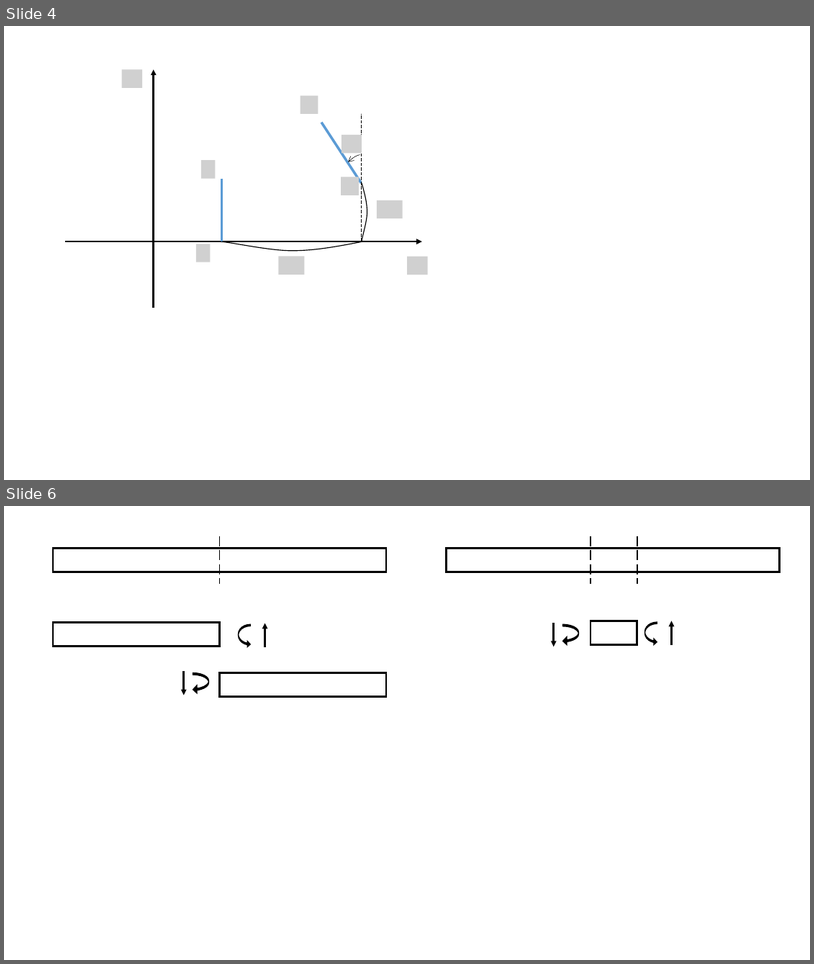
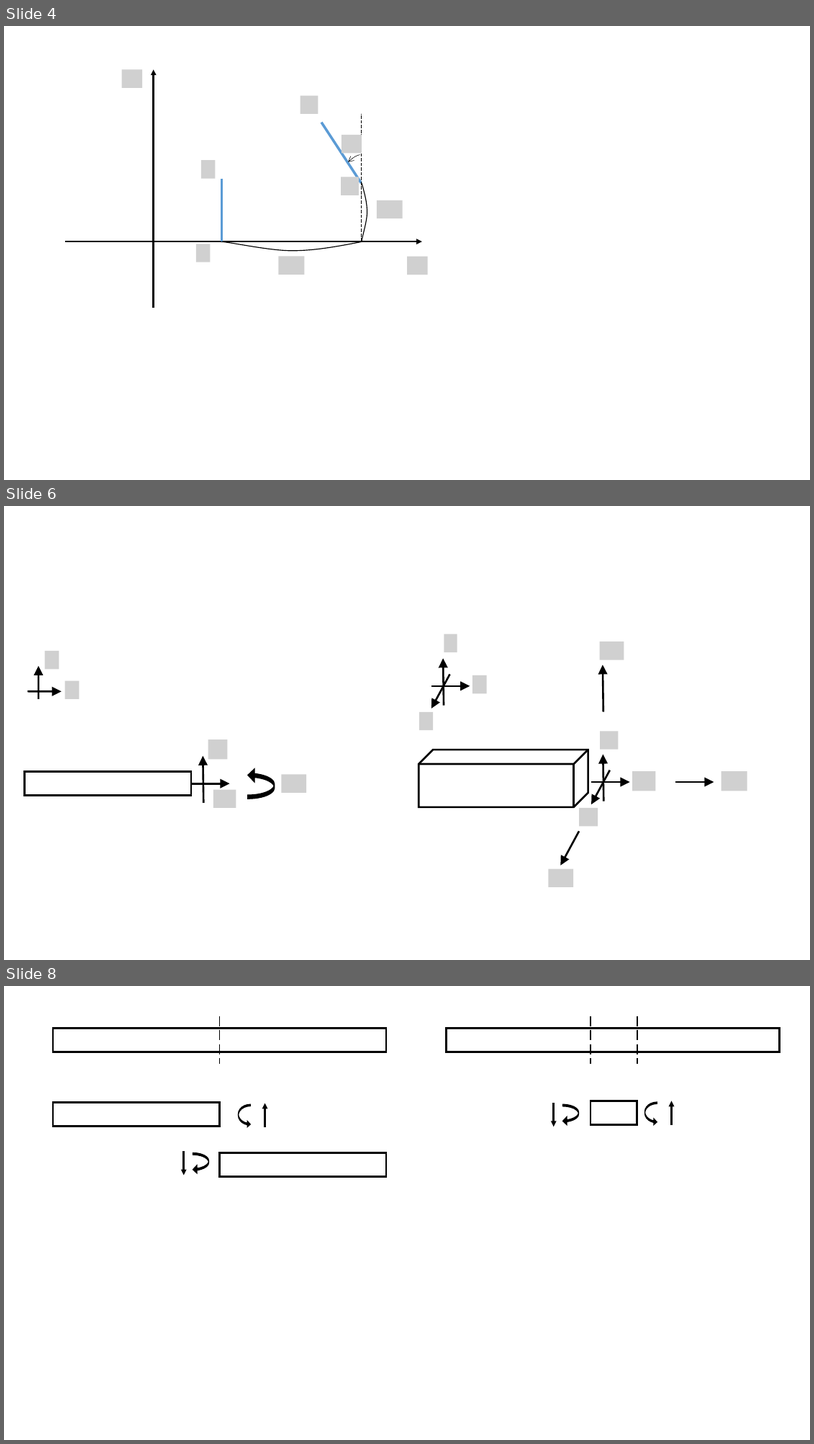
Before and after one commit to kms0523/Study, a slide deck: 그림.pptx. Shown one above the other, each under a label of ours: slides 4 and 6 before the commit, slides 4, 6 and 8 after it; the slides between them are not shown. The pictures are 814x964 and 814x1444 pixels, drawn with LibreOffice and Linux fonts; fonts in the diff are those of the drawing; grey boxes stand for pictures. Boxes give left, top, right and bottom in pixels: in the first picture for what was removed or moved away, otherwise in the second. Text is boxed around its words. In the diff, an @@ line names an element or a change of style, - is before the commit and + after.

```diff
--- a/그림.pptx
+++ b/그림.pptx
@@ slide 6 added at bbox=[4, 506, 810, 960], background #FFFFFF @@
@@ picture added at bbox=[445, 634, 458, 652] @@
@@ picture added at bbox=[44, 651, 59, 669] @@
@@ picture added at bbox=[600, 641, 624, 659] @@
@@ arrow added from (39, 699) to (39, 666), #000000 2.25 pt @@
@@ arrow added from (450, 674) to (432, 708), #000000 2.25 pt @@
@@ arrow added from (444, 705) to (443, 659), #000000 2.25 pt @@
@@ picture added at bbox=[473, 675, 487, 693] @@
@@ arrow added from (604, 712) to (603, 664), #000000 2.25 pt @@
@@ arrow added from (28, 691) to (62, 691), #000000 2.25 pt @@
@@ picture added at bbox=[65, 681, 80, 699] @@
@@ arrow added from (432, 686) to (471, 686), #000000 2.25 pt @@
@@ picture added at bbox=[419, 712, 434, 730] @@
@@ picture added at bbox=[208, 739, 228, 759] @@
@@ picture added at bbox=[600, 731, 619, 749] @@
@@ arrow added from (203, 803) to (203, 756), #000000 2.25 pt @@
@@ cube added at bbox=[419, 750, 589, 807], outline #000000 2.25 pt @@
@@ arrow added from (604, 801) to (604, 754), #000000 2.25 pt @@
@@ rectangle added at bbox=[25, 772, 191, 795], outline #000000 2.25 pt @@
@@ arrow added from (191, 784) to (229, 784), #000000 2.25 pt @@
@@ curved right arrow added at bbox=[248, 769, 275, 799], fill #000000, outline #000000 1 pt @@
@@ picture added at bbox=[282, 774, 306, 792] @@
@@ arrow added from (592, 782) to (630, 782), #000000 2.25 pt @@
@@ arrow added from (610, 770) to (592, 804), #000000 2.25 pt @@
@@ picture added at bbox=[633, 771, 656, 791] @@
@@ arrow added from (676, 782) to (714, 782), #000000 2.25 pt @@
@@ picture added at bbox=[721, 771, 748, 791] @@
@@ picture added at bbox=[214, 789, 237, 807] @@
@@ picture added at bbox=[579, 808, 598, 826] @@
@@ arrow added from (579, 831) to (561, 865), #000000 2.25 pt @@
@@ picture added at bbox=[548, 869, 574, 887] @@
@@ what was slide 6 is now slide 8 @@
```
Also in this commit, not shown: 1 slide changed, 1 other slide added, 17 other files.
